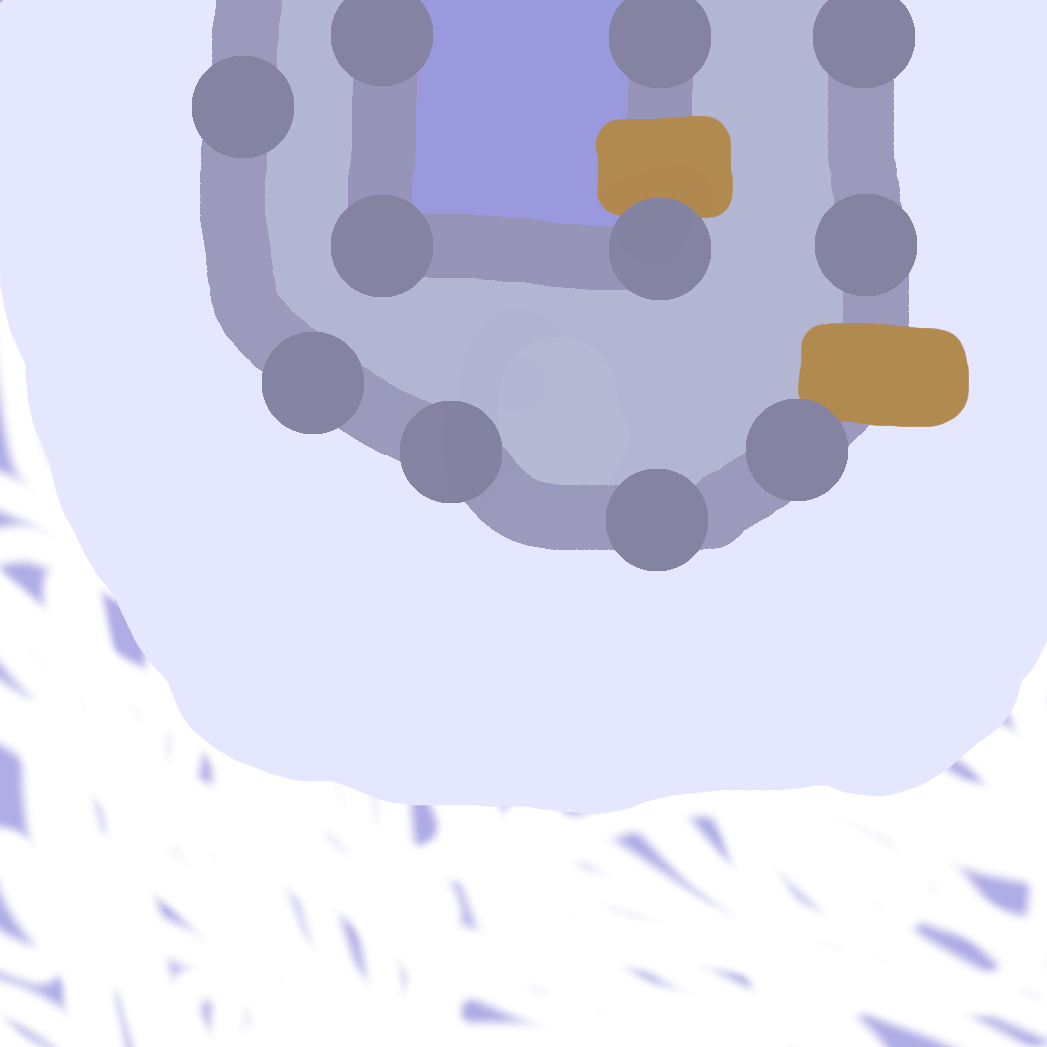
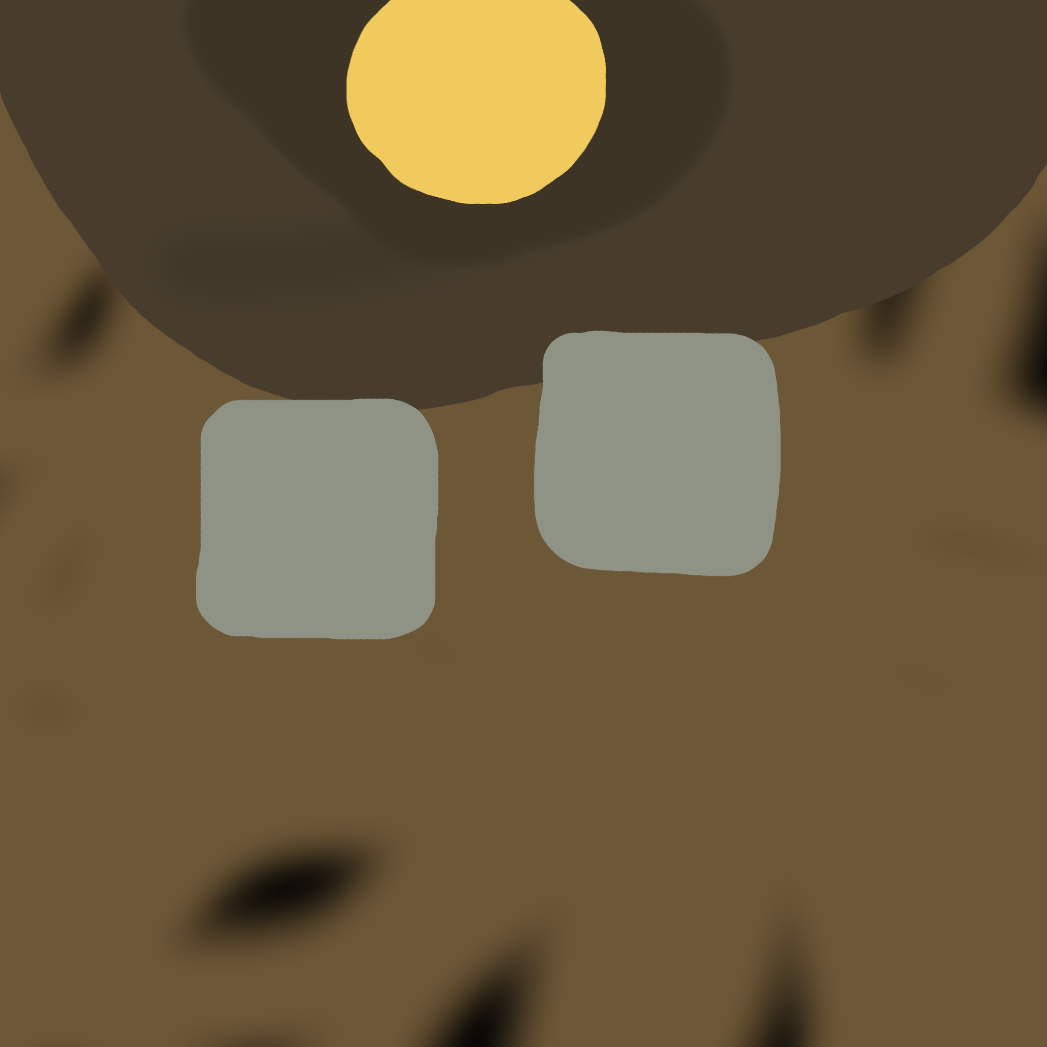
Before/after of a 1047 × 1047 layered artwork. What changed in the layer stack:
removed layer "background_snow_powder co_all" (was 20%) over box(0, 0, 1047, 1047)
removed layer "keep_towers" over box(331, 0, 711, 300)
removed layer "keep_gate" over box(595, 116, 733, 218)
removed layer "keep" over box(348, 0, 695, 290)
removed layer "main_hall" over box(390, 0, 647, 254)
removed layer "wall_towers" over box(192, 0, 917, 571)
removed layer "wall_gate" over box(798, 323, 969, 427)
removed layer "walls" over box(200, 0, 909, 553)
removed layer "patio" over box(264, 0, 844, 489)
removed layer "hill_1" over box(0, 0, 1047, 815)
removed layer "background_snow_powder" over box(0, 0, 1047, 1047)
added layer "mount_doom_mouth" above "ork_nest_2" over box(346, 0, 606, 204)
added layer "ork_nest_2" above "ork_nest_1" over box(533, 330, 782, 577)
added layer "ork_nest_1" above "mount_doom_skirt_stripes" over box(195, 398, 439, 640)
added layer "mount_doom_skirt_2" above "mount_doom_skirts_1" over box(121, 0, 739, 329)
added layer "mount_doom_skirts_1" above "base" over box(0, 0, 1047, 410)
renamed "background_snow" to "background_wasteland", painted on it over box(0, 0, 1047, 1047)
renamed "background_ice" to "background_blackstone", painted on it over box(0, 0, 1047, 1047)
removed layer "Pasted Layer" over box(0, 0, 1047, 1047)
